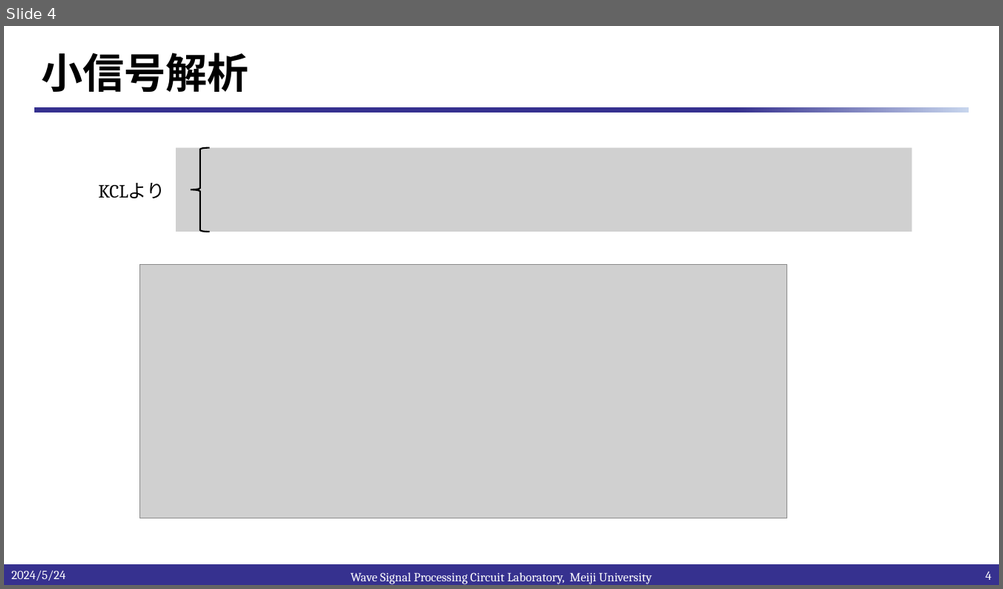
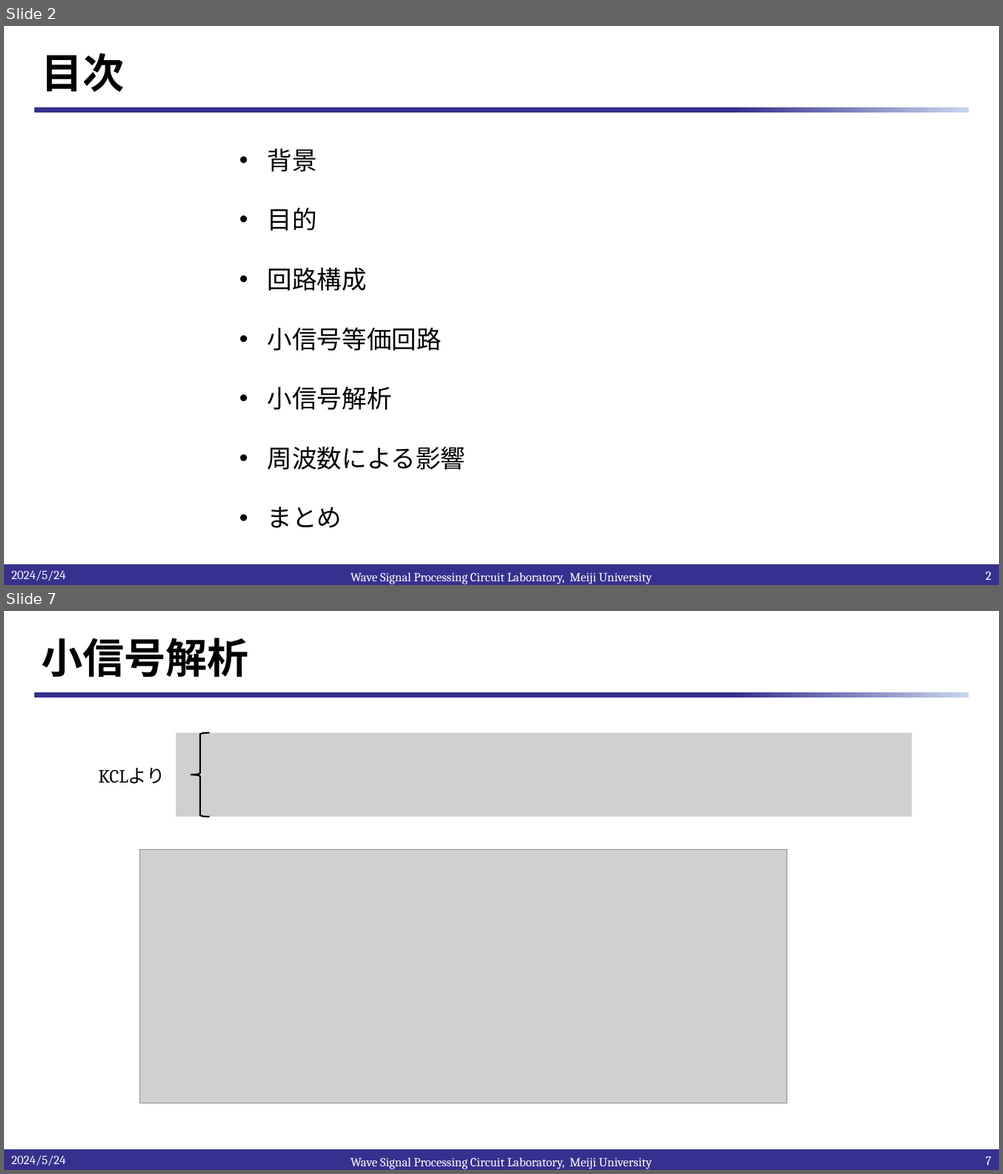
Before and after one commit to kjm-desktop10400/reserch, a slide deck: IHP_2024/20240524/2段構成TIAの検討.pptx. Shown one above the other, each under a label of ours: slide 4 before the commit, slides 2 and 7 after it; the slides between them are not shown. The pictures are 1003x589 and 1003x1174 pixels, drawn with LibreOffice and Linux fonts; fonts in the diff are those of the drawing; grey boxes stand for pictures; background and template pictures are left out. Boxes give left, top, right and bottom in pixels: in the first picture for what was removed or moved away, otherwise in the second. Text is boxed around its words. In the diff, an @@ line names an element or a change of style, - is before the commit and + after.

```diff
--- a/IHP_2024/20240524/2段構成TIAの検討.pptx
+++ b/IHP_2024/20240524/2段構成TIAの検討.pptx
@@ slide 2 added at (4,26,999,585), background #FFFFFF; not listed: 2 template elements that a slide beside it also shows @@
@@ title added at (42,53,125,92), 40 pt, text #000000, bold @@
+目次
@@ text added at (267,148,466,528), 24 pt, text #000000 @@
+• 背景
+• 目的
+• 回路構成
+• 小信号等価回路
+• 小信号解析
+• 周波数による影響
+• まとめ
@@ text added at (11,571,65,581), 12 pt, text #FFFFFF @@
+2024/5/24
@@ text added at (350,573,652,585), 12 pt, text #FFFFFF @@
+Wave Signal Processing Circuit Laboratory, Meiji University
@@ page number added at (985,571,991,580), 12 pt, text #FFFFFF @@
+2
@@ what was slide 4 is now slide 7 @@
@@ page number at (985,1156,991,1165): text changed @@
-4
+7
```
Also in this commit, not shown: 5 slides changed, 3 other slides added, 7 other files.
